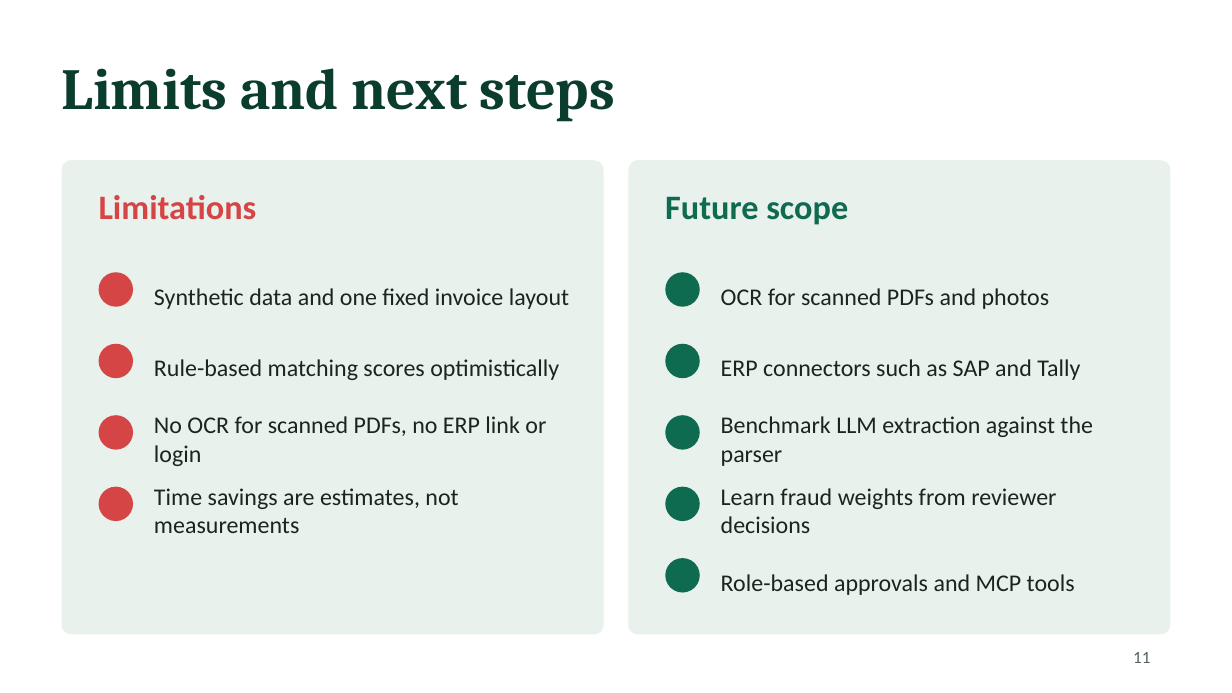
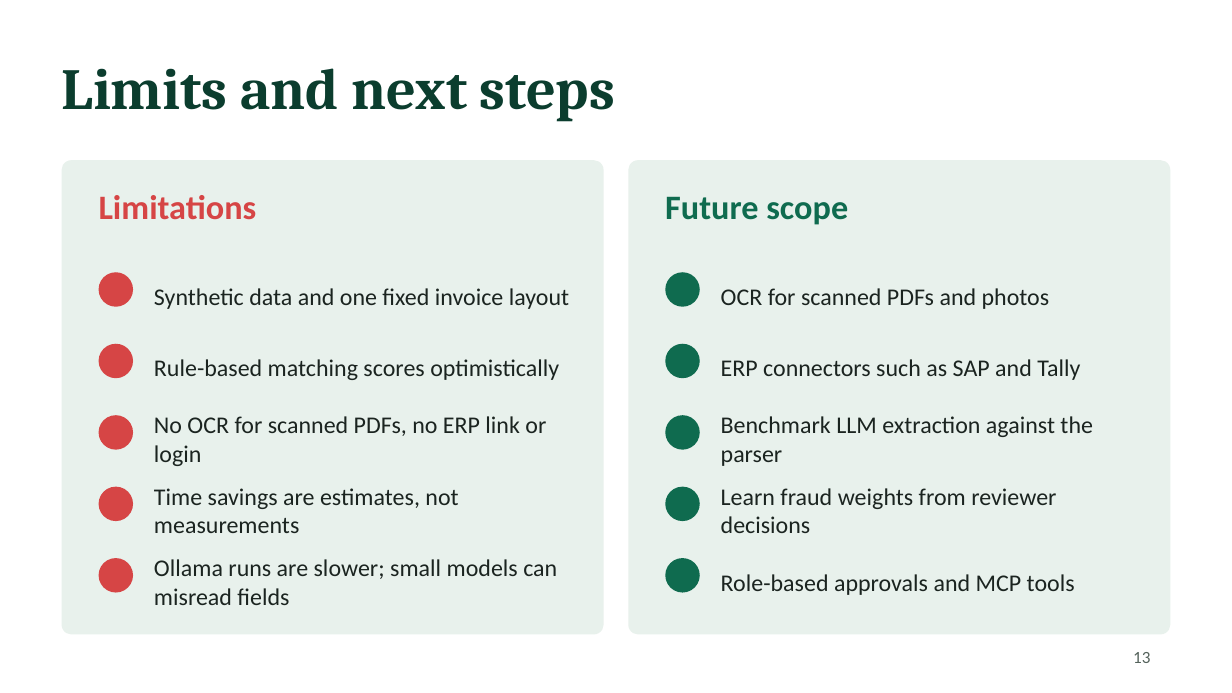
Before and after one commit to Saafalya/invoice_agents, a slide deck: slide 13 of docs/FAAISaafalyaSengupta158.pptx (slide 11 before the commit). Drawn at 1232x693 pixels with LibreOffice and Linux fonts; fonts in the diff are those of the drawing; background and template pictures are left out. Boxes give left, top, right and bottom in pixels: in the first picture for what was removed or moved away, otherwise in the second. Text is boxed around its words. In the diff, an @@ line names an element or a change of style, - is before the commit and + after.

```diff
--- a/docs/FAAISaafalyaSengupta158.pptx
+++ b/docs/FAAISaafalyaSengupta158.pptx
@@ ellipse added at <box>99,558,133,593</box>, fill #D64545 @@
@@ text added at <box>154,559,557,605</box>, 14 pt, text #1B2420 @@
+Ollama runs are slower; small models can misread fields
@@ page number at <box>1133,652,1150,663</box>: text changed @@
-11
+13
```
Also in this commit, not shown: 5 other slides changed, 2 slides added, 3 other files.
